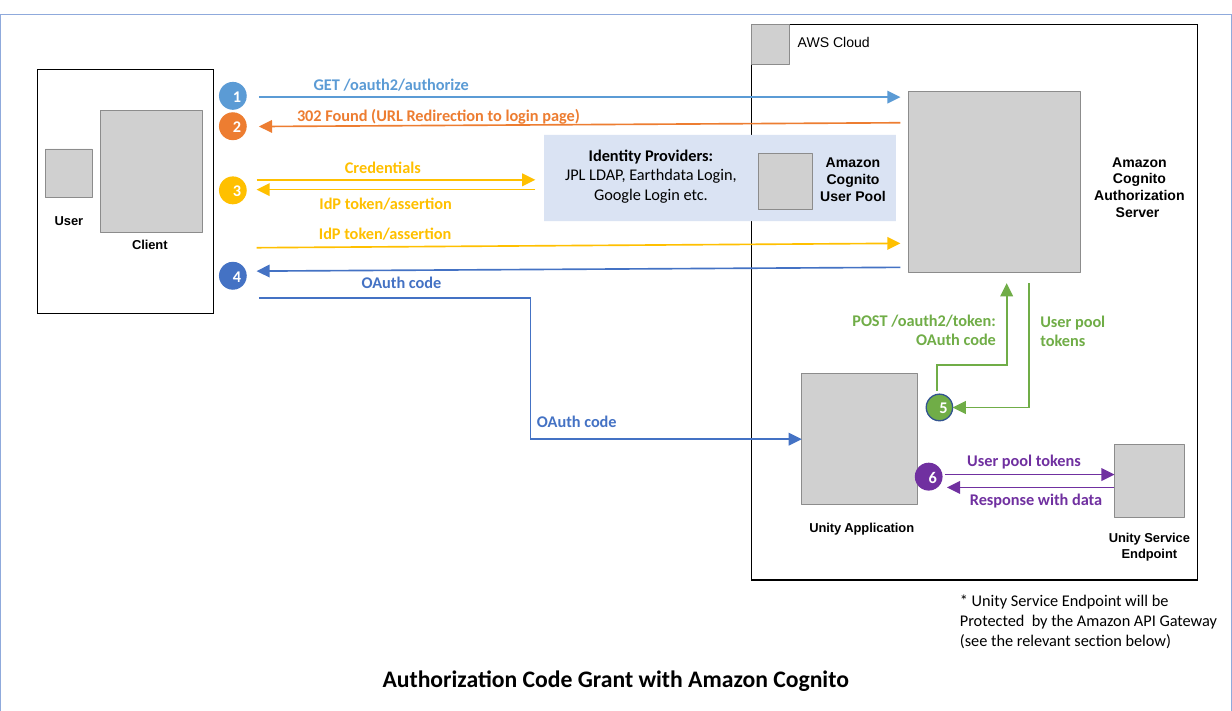
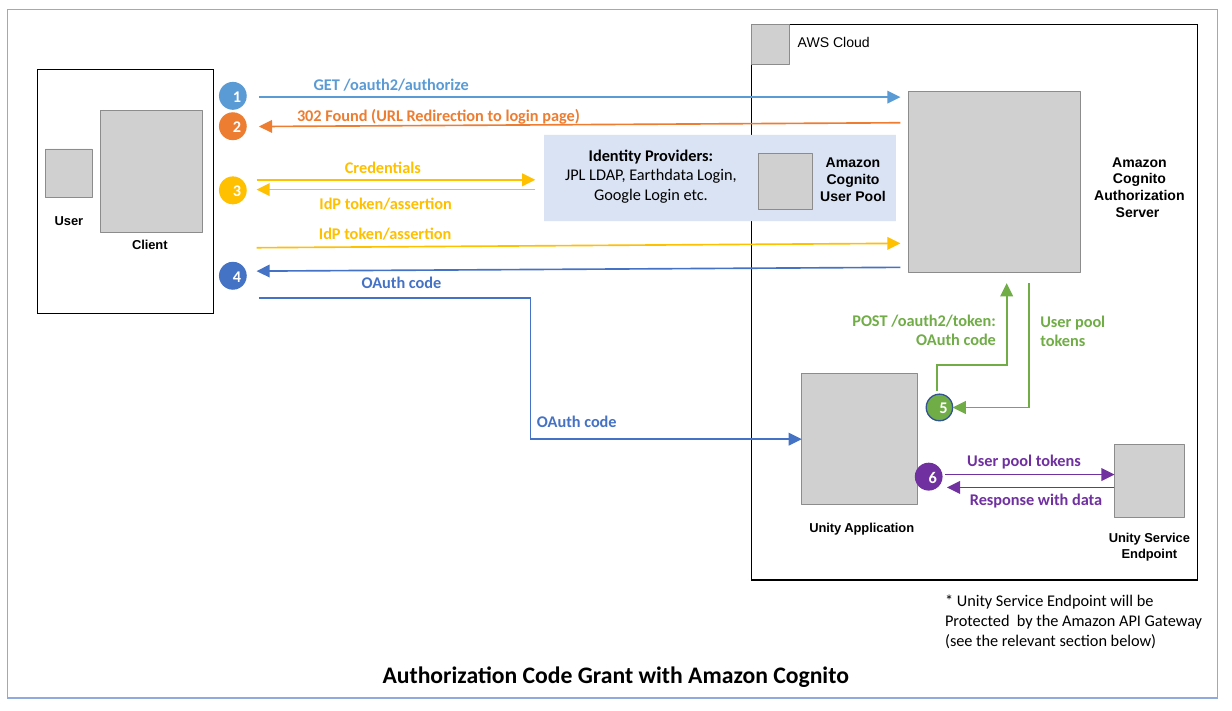
Before and after one commit to unity-sds/unity-cs-security, a slide deck: slide 1 of images/security-drawings.pptx. Drawn at 1232x711 pixels with LibreOffice and Linux fonts; fonts in the diff are those of the drawing; grey boxes stand for pictures. Boxes give left, top, right and bottom in pixels: in the first picture for what was removed or moved away, otherwise in the second. Text is boxed around its words. In the diff, an @@ line names an element or a change of style, - is before the commit and + after.

Commit message:
Update images of Unity security guidelines document
Refer to the task unity-sds/unity-cs#36

```diff
--- a/images/security-drawings.pptx
+++ b/images/security-drawings.pptx
@@ rectangle: place and size @@
-rectangle at <box>0,15,1232,711</box>
+rectangle at <box>8,9,1218,698</box>
@@ text "* Unity Service Endpoint will ...": place and size @@
-text "* Unity Service Endpoint will ..." at <box>960,594,1217,648</box>
+text "* Unity Service Endpoint will ..." at <box>945,594,1202,648</box>
@@ text "Authorization Code Grant with Amazon ...": place and size @@
-text "Authorization Code Grant with Amazon ..." at <box>383,670,849,691</box>
+text "Authorization Code Grant with Amazon ..." at <box>383,666,849,687</box>
```
Also in this commit, not shown: 2 other slides changed, 3 other files.
